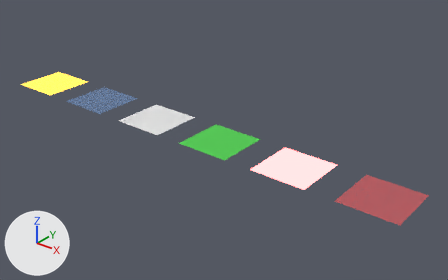
One commit to the Blender file packages/import-blend/test/fixtures/materials-4.2.blend: the scene before it, then after it.
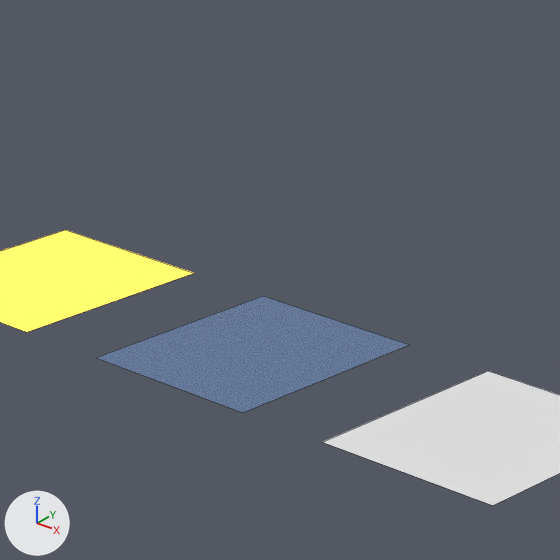
Each version appears first whole from a camera (50 mm lens) standing at (10.53, -7.43, 4.66) and looking at (4.01, 0.72, -0.39), and next in a close-up on the part from 10% to 39% of the width and 7% to 53% of the height. Arrows for +X, +Y and +Z are at lower left; the lights stay in place. The older version's two pictures come first. The close-ups show mesh edges as thin lines.

In view in the first close-up: 'AbsentPlane', 'GlassPlane', 'TexturedPlane'.
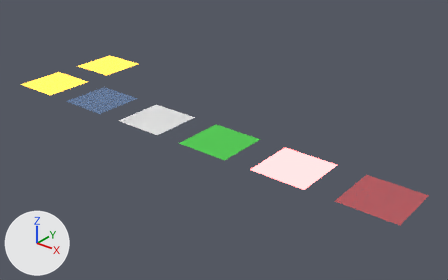
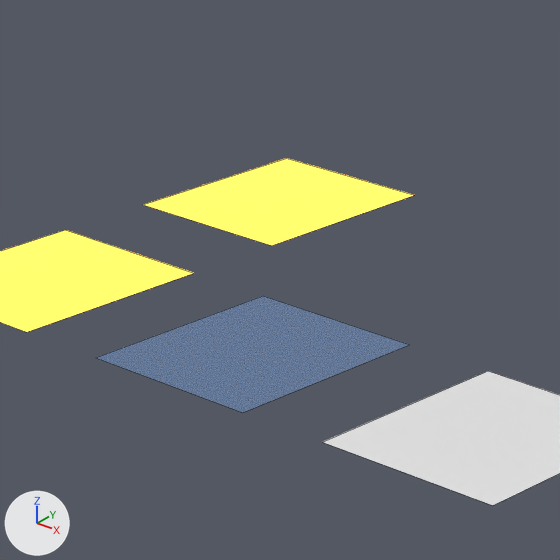
Changed parts and their boxes [x1, y1, x2, y2] in the close-ups (560 x 560 px):
'SwappedPlane', added (yellow)
    after: [144, 158, 414, 246]

Diff of the bpy script that builds the scene:
```diff
--- a/packages/import-blend/test/fixtures/materials-4.2.blend.py
+++ b/packages/import-blend/test/fixtures/materials-4.2.blend.py
@@ me_swappedplanemesh @@
+me_swappedplanemesh.from_pydata(...)  # 4 vertices, 1 face; spans x -0.5..0.5, y -0.5..0.5, z 0.0
+me_swappedplanemesh.materials.append(mat_textured)
@@ ob_swappedplane @@
+ob_swappedplane = bpy.data.objects.new('SwappedPlane', me_swappedplanemesh)
+ob_swappedplane.location = (0.0, 1.5, 0.0)
```
